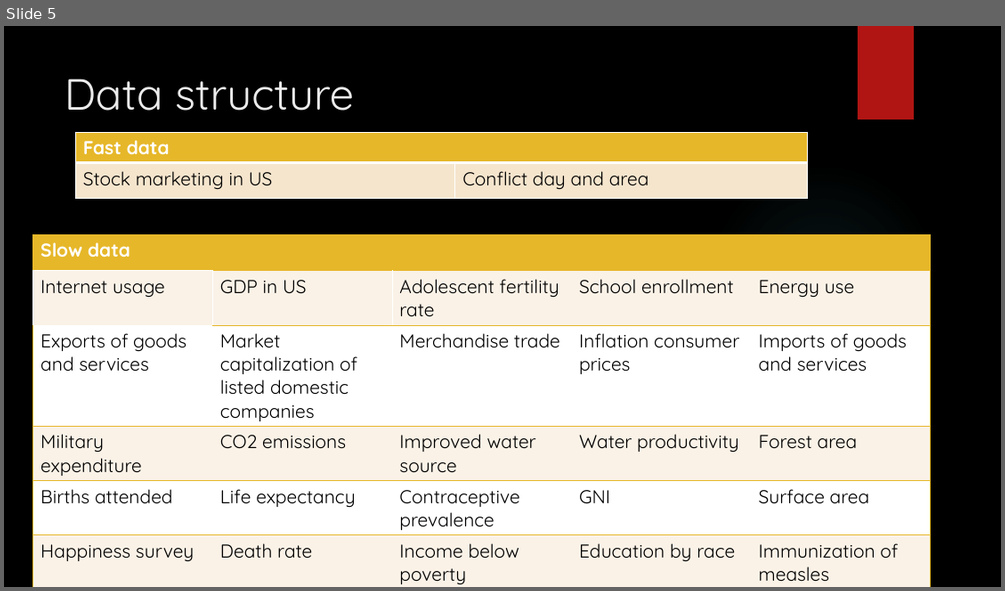
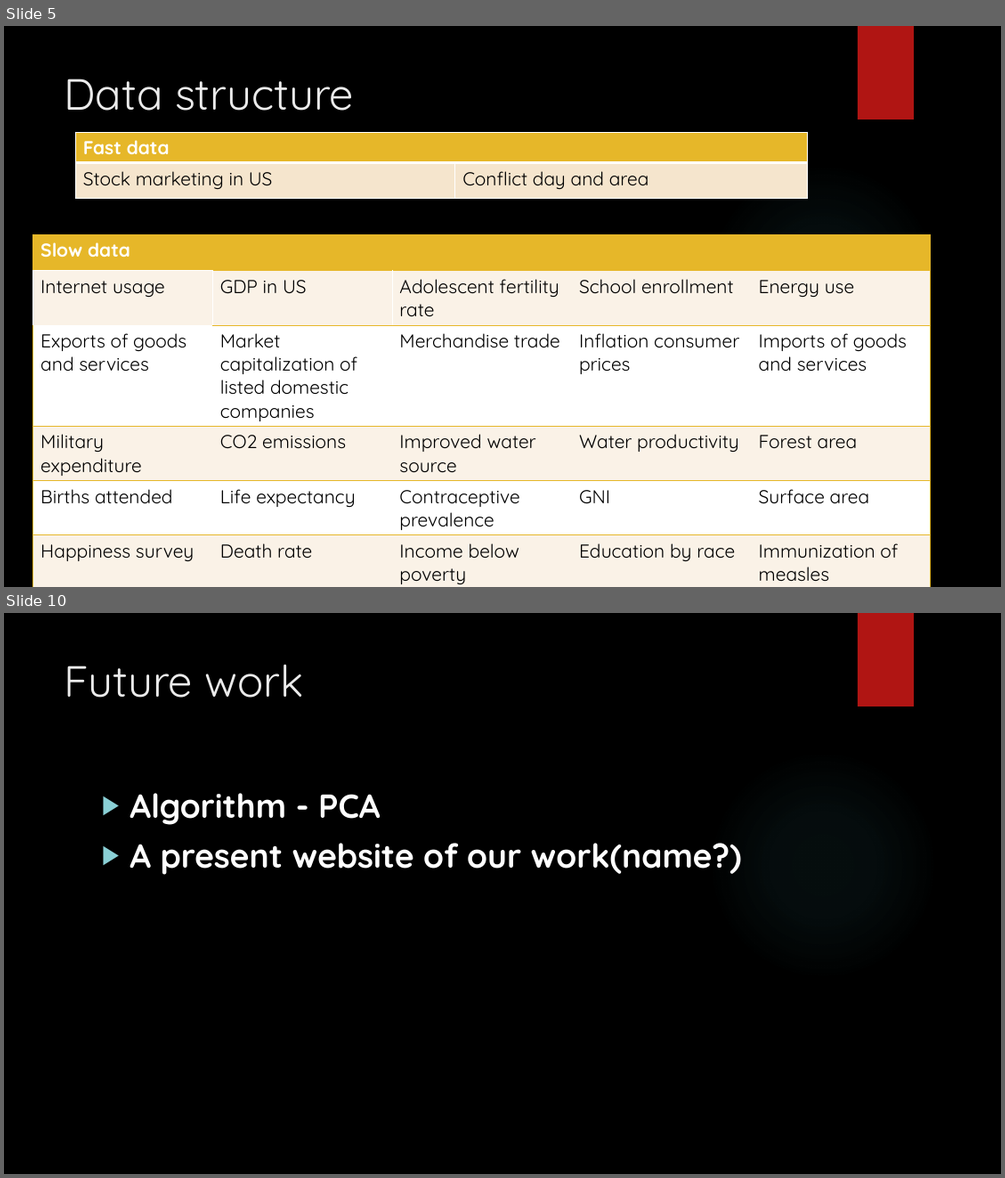
Before and after one commit to SocialWeather/SocialWeather, a slide deck: Social Weather Presentation.pptx. Shown one above the other, each under a label of ours: slide 5 before the commit, slides 5 and 10 after it; the slides between them are not shown. The pictures are 1005x591 and 1005x1178 pixels, drawn with LibreOffice and Linux fonts; fonts in the diff are those of the drawing; background and template pictures are left out. Boxes give left, top, right and bottom in pixels: in the first picture for what was removed or moved away, otherwise in the second. Text is boxed around its words. In the diff, an @@ line names an element or a change of style, - is before the commit and + after.

```diff
--- a/Social Weather Presentation.pptx
+++ b/Social Weather Presentation.pptx
@@ slide 10 added at (4, 613, 1001, 1174), background picture (left out); not listed: 2 template elements that a slide beside it also shows @@
@@ title added at (65, 664, 304, 698), 42 pt, text #EBEBEB @@
+Future work
@@ text added at (129, 793, 742, 875), 32 pt, text #FFFFFF, bold @@
+▶ Algorithm - PCA
+▶ A present website of our work(name?)
```
Also in this commit, not shown: 3 slides changed, 3 other slides added, 1 slide removed.
